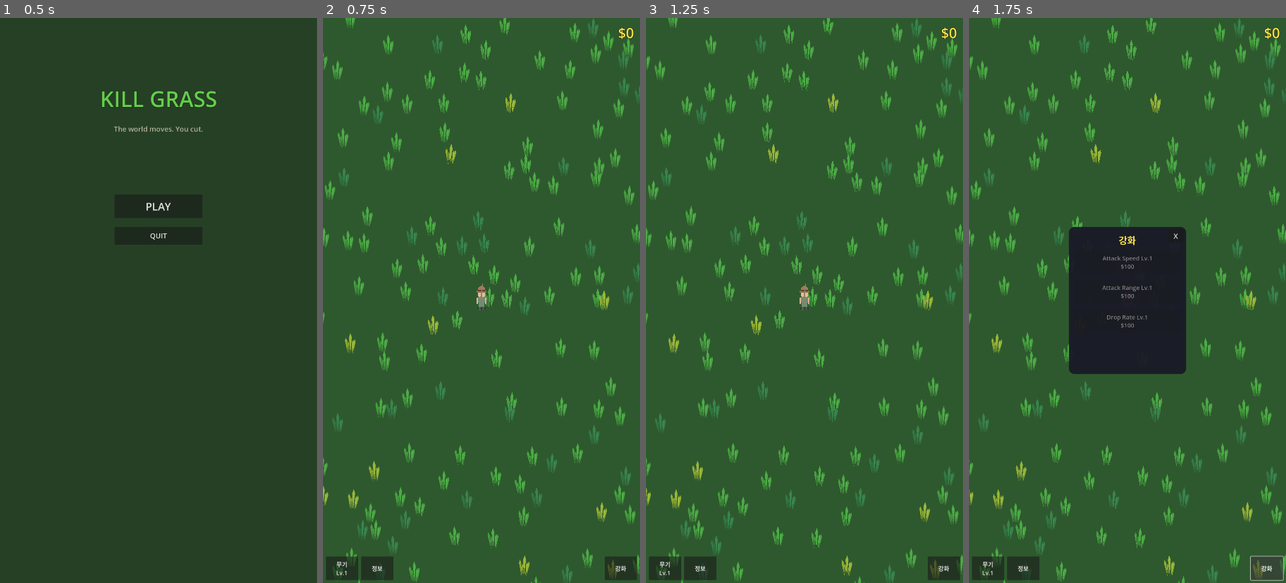
Above: before the commit, frames 1-4 (left to right).
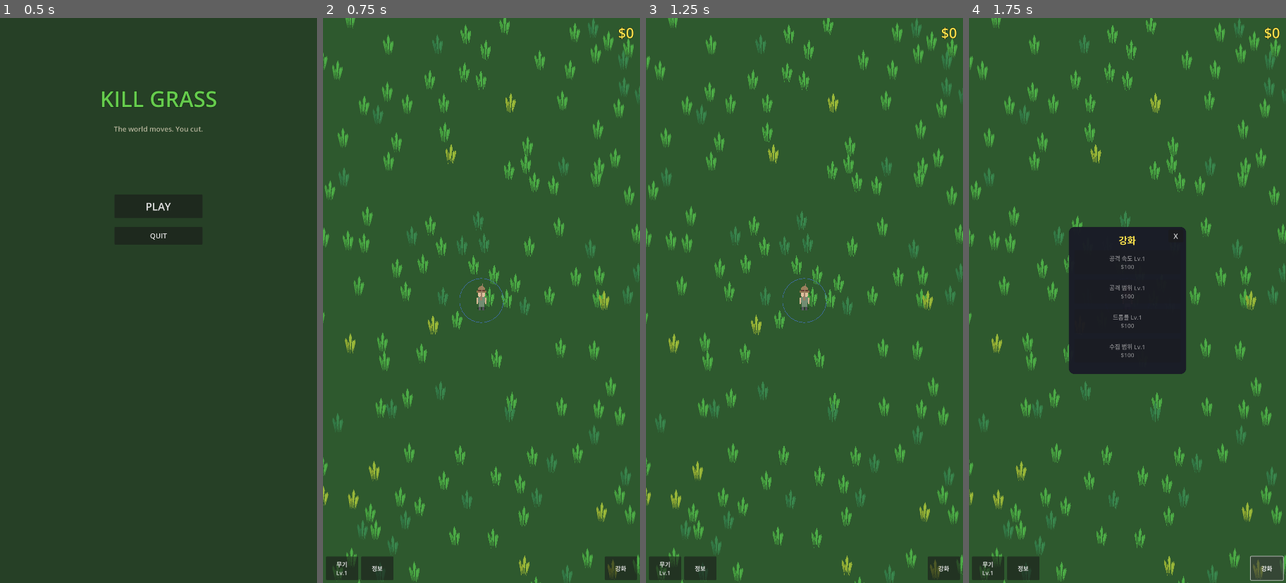
Above: after the commit, the same moments.

Repository: yellyB/game-kill_grass
Game: Godot game, scene res://scenes/ui/main_menu.tscn
The game is run twice, just before and just after one commit, with the same random seed, the same clock (stepped at 60 frames per second) and the same inputs.
Inputs:
- Up to frame 1 (0.5 s): no input
- Up to frame 2 (0.75 s): click "PLAY" at 0.5 s
- Up to frame 3 (1.25 s): no input
- Up to frame 4 (1.75 s): click "강화" at 1.25 s

Frame 1 is identical in both runs. In frame 2, less than 0.1% of the frame differs, in the area x 43-58%, y 46-54%; in frame 3, less than 0.1%; in frame 4, 0.3%, in the area x 42-58%, y 42-61%.

Commit message:
Add magnet range upgrade system
- Reduce initial coin pickup range from 150 to 75
- Add magnet_range upgrade (+30% per level)
- Add upgrade button to upgrade panel
- Update debug circle to show dynamic range
- Document in upgrade_tree.md

Co-Authored-By: Claude Opus 4.5 <noreply@anthropic.com>

Diff:
--- a/autoload/game_manager.gd
+++ b/autoload/game_manager.gd
@@ -10,6 +10,7 @@
 var upgrade_attack_speed: int = 0
 var upgrade_attack_range: int = 0
 var upgrade_drop_rate: int = 0
+var upgrade_magnet_range: int = 0
 
 # Upgrade costs (increases each level)
 const BASE_UPGRADE_COST: int = 100
@@ -19,6 +20,7 @@
 var base_attack_speed: float = 1.0
 var base_attack_range: float = 80.0
 var base_drop_rate: float = 1.0
+var base_magnet_range: float = 75.0  # Half of original 150
 
 # Signals
 signal money_changed(new_amount: int)
@@ -74,6 +76,9 @@
 func get_drop_multiplier() -> float:
 	return base_drop_rate * (1.0 + upgrade_drop_rate * 0.25)
 
+func get_magnet_range() -> float:
+	return base_magnet_range * (1.0 + upgrade_magnet_range * 0.3)  # 30% increase per level
+
 func get_upgrade_cost(current_level: int) -> int:
 	return int(BASE_UPGRADE_COST * pow(UPGRADE_COST_MULTIPLIER, current_level))
 
@@ -86,6 +91,8 @@
 			current_level = upgrade_attack_range
 		"drop_rate":
 			current_level = upgrade_drop_rate
+		"magnet_range":
+			current_level = upgrade_magnet_range
 		_:
 			return false
 
@@ -103,6 +110,8 @@
 			upgrade_attack_range += 1
 		"drop_rate":
 			upgrade_drop_rate += 1
+		"magnet_range":
+			upgrade_magnet_range += 1
 
 	upgrade_purchased.emit(upgrade_type, current_level + 1)
 	return true
@@ -112,7 +121,8 @@
 		"money": money,
 		"upgrade_attack_speed": upgrade_attack_speed,
 		"upgrade_attack_range": upgrade_attack_range,
-		"upgrade_drop_rate": upgrade_drop_rate
+		"upgrade_drop_rate": upgrade_drop_rate,
+		"upgrade_magnet_range": upgrade_magnet_range
 	}
 
 func load_save_data(data: Dictionary) -> void:
@@ -120,6 +130,7 @@
 	upgrade_attack_speed = data.get("upgrade_attack_speed", 0)
 	upgrade_attack_range = data.get("upgrade_attack_range", 0)
 	upgrade_drop_rate = data.get("upgrade_drop_rate", 0)
+	upgrade_magnet_range = data.get("upgrade_magnet_range", 0)
 	money_changed.emit(money)
 
 func reset_session_data() -> void:
--- a/scenes/ui/upgrade_panel.tscn
+++ b/scenes/ui/upgrade_panel.tscn
@@ -93,6 +93,13 @@
 text = "드롭률 Lv.1
 $100"
 
+[node name="MagnetRangeBtn" type="Button" parent="Control/Panel/VBoxContainer"]
+custom_minimum_size = Vector2(0, 80)
+layout_mode = 2
+theme_override_font_sizes/font_size = 20
+text = "수집 범위 Lv.1
+$100"
+
 [node name="CloseBtn" type="Button" parent="Control/Panel"]
 layout_mode = 1
 offset_left = 340.0
--- a/scripts/coin.gd
+++ b/scripts/coin.gd
@@ -36,7 +36,7 @@
 	# Convert player position to local coordinate space (WorldRoot)
 	var player_local_pos = get_parent().to_local(player.global_position)
 	var distance_to_player = position.distance_to(player_local_pos)
-	var magnet_range = 150.0 # Range at which coins are attracted
+	var magnet_range = GameManager.get_magnet_range()
 
 	if distance_to_player < magnet_range or is_being_collected:
 		is_being_collected = true
--- a/scripts/player.gd
+++ b/scripts/player.gd
@@ -3,6 +3,9 @@
 signal input_direction_changed(direction: Vector2)
 
 @export var move_speed: float = 300.0
+
+# Debug settings
+const DEBUG_SHOW_RANGES: bool = true
 
 @onready var attack_area: Area2D = $AttackArea
 @onready var attack_shape: CollisionShape2D = $AttackArea/CollisionShape2D
@@ -39,6 +42,7 @@
 	create_weapon_visual()
 	GameManager.upgrade_purchased.connect(_on_upgrade_purchased)
 	WeaponManager.weapon_changed.connect(_on_weapon_changed)
+	queue_redraw()  # For debug drawing
 
 func _process(delta: float) -> void:
 	input_direction = get_input_direction()
@@ -623,10 +627,15 @@
 func _on_upgrade_purchased(upgrade_type: String, _level: int) -> void:
 	if upgrade_type == "attack_range":
 		update_attack_range()
+	elif upgrade_type == "magnet_range":
+		queue_redraw()  # Update debug circle
 
 func _on_weapon_changed(_level: int) -> void:
 	update_attack_range()
 	create_weapon_visual()
+
+func _on_magnet_range_changed() -> void:
+	queue_redraw()
 
 # Mobile touch input support
 var touch_start_pos: Vector2 = Vector2.ZERO
@@ -646,3 +655,11 @@
 			var drag_vector = event.position - touch_start_pos
 			if drag_vector.length() > 20:  # Dead zone
 				input_direction = drag_vector.normalized()
+
+func _draw() -> void:
+	if not DEBUG_SHOW_RANGES:
+		return
+
+	# Draw coin magnet range (blue)
+	var magnet_range = GameManager.get_magnet_range()
+	draw_arc(Vector2.ZERO, magnet_range, 0, TAU, 32, Color(0.3, 0.5, 1.0, 0.5), 2.0)
--- a/scripts/upgrade_panel.gd
+++ b/scripts/upgrade_panel.gd
@@ -4,6 +4,7 @@
 @onready var attack_speed_btn: Button = $Panel/VBoxContainer/AttackSpeedBtn
 @onready var attack_range_btn: Button = $Panel/VBoxContainer/AttackRangeBtn
 @onready var drop_rate_btn: Button = $Panel/VBoxContainer/DropRateBtn
+@onready var magnet_range_btn: Button = $Panel/VBoxContainer/MagnetRangeBtn
 @onready var close_btn: Button = $Panel/CloseBtn
 @onready var toggle_btn: Button = $ToggleBtn
 
@@ -16,6 +17,7 @@
 	attack_speed_btn.pressed.connect(_on_attack_speed_pressed)
 	attack_range_btn.pressed.connect(_on_attack_range_pressed)
 	drop_rate_btn.pressed.connect(_on_drop_rate_pressed)
+	magnet_range_btn.pressed.connect(_on_magnet_range_pressed)
 
 	GameManager.money_changed.connect(_on_money_changed)
 	GameManager.upgrade_purchased.connect(_on_upgrade_purchased)
@@ -41,6 +43,9 @@
 func _on_drop_rate_pressed() -> void:
 	GameManager.purchase_upgrade("drop_rate")
 
+func _on_magnet_range_pressed() -> void:
+	GameManager.purchase_upgrade("magnet_range")
+
 func _on_money_changed(_amount: int) -> void:
 	if is_open:
 		update_button_texts()
@@ -52,11 +57,14 @@
 	var speed_cost = GameManager.get_upgrade_cost(GameManager.upgrade_attack_speed)
 	var range_cost = GameManager.get_upgrade_cost(GameManager.upgrade_attack_range)
 	var drop_cost = GameManager.get_upgrade_cost(GameManager.upgrade_drop_rate)
+	var magnet_cost = GameManager.get_upgrade_cost(GameManager.upgrade_magnet_range)
 
-	attack_speed_btn.text = "Attack Speed Lv.%d\n$%d" % [GameManager.upgrade_attack_speed + 1, speed_cost]
-	attack_range_btn.text = "Attack Range Lv.%d\n$%d" % [GameManager.upgrade_attack_range + 1, range_cost]
-	drop_rate_btn.text = "Drop Rate Lv.%d\n$%d" % [GameManager.upgrade_drop_rate + 1, drop_cost]
+	attack_speed_btn.text = "공격 속도 Lv.%d\n$%d" % [GameManager.upgrade_attack_speed + 1, speed_cost]
+	attack_range_btn.text = "공격 범위 Lv.%d\n$%d" % [GameManager.upgrade_attack_range + 1, range_cost]
+	drop_rate_btn.text = "드롭률 Lv.%d\n$%d" % [GameManager.upgrade_drop_rate + 1, drop_cost]
+	magnet_range_btn.text = "수집 범위 Lv.%d\n$%d" % [GameManager.upgrade_magnet_range + 1, magnet_cost]
 
 	attack_speed_btn.disabled = GameManager.money < speed_cost
 	attack_range_btn.disabled = GameManager.money < range_cost
 	drop_rate_btn.disabled = GameManager.money < drop_cost
+	magnet_range_btn.disabled = GameManager.money < magnet_cost
Not shown, changed: upgrade_tree.md
